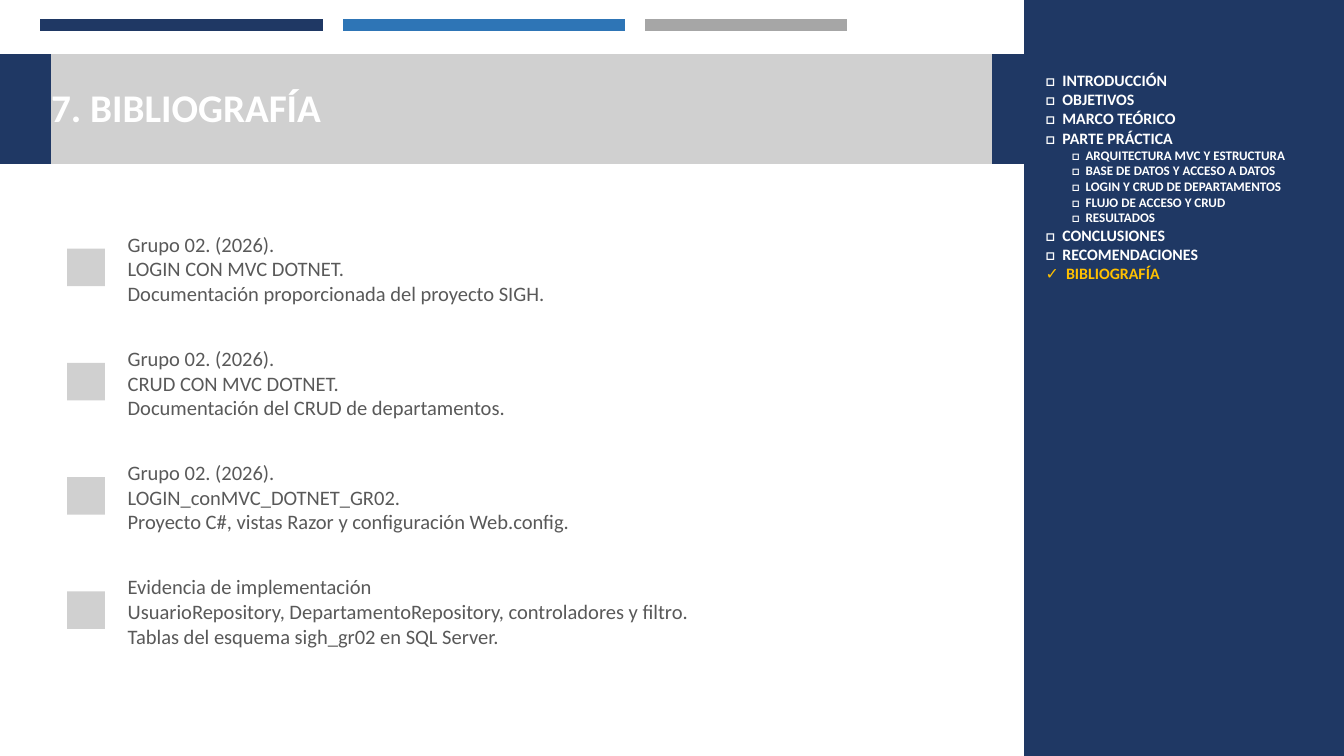
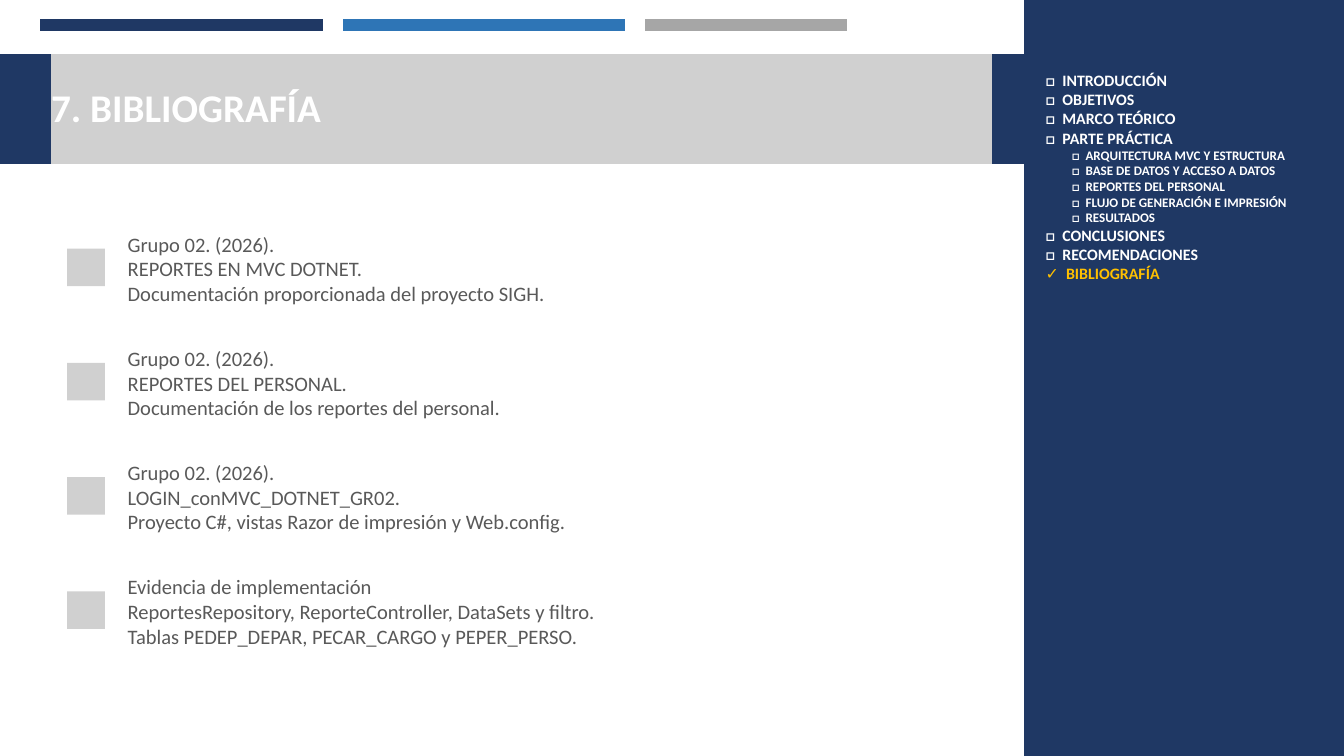
Before and after one commit to Josue-Chango/SIDH_GR02, a slide deck: slide 10 of DOTNET/REPORTES/02. DOCUMENTACION/REPORTES_DOTNET_SQL_GR02.pptx. Drawn at 1344x756 pixels with LibreOffice and Linux fonts; fonts in the diff are those of the drawing; grey boxes stand for pictures. Boxes give left, top, right and bottom in pixels: in the first picture for what was removed or moved away, otherwise in the second. Text is boxed around its words. In the diff, an @@ line names an element or a change of style, - is before the commit and + after.

Commit message:
presentacion reportes

```diff
--- a/DOTNET/REPORTES/02. DOCUMENTACION/REPORTES_DOTNET_SQL_GR02.pptx
+++ b/DOTNET/REPORTES/02. DOCUMENTACION/REPORTES_DOTNET_SQL_GR02.pptx
@@ text at (1086,182,1287,207): text changed @@
-□ LOGIN Y CRUD DE DEPARTAMENTOS
-□ FLUJO DE ACCESO Y CRUD
+□ REPORTES DEL PERSONAL
+□ FLUJO DE GENERACIÓN E IMPRESIÓN
@@ text at (128,262,362,276): text changed @@
-LOGIN CON MVC DOTNET.
+REPORTES EN MVC DOTNET.
@@ text at (128,377,500,419): text changed @@
-CRUD CON MVC DOTNET.
-Documentación del CRUD de departamentos.
+REPORTES DEL PERSONAL.
+Documentación de los reportes del personal.
@@ text at (128,514,565,533): text changed @@
-Proyecto C#, vistas Razor y configuración Web.config.
+Proyecto C#, vistas Razor de impresión y Web.config.
@@ text at (128,604,594,648): text changed @@
-UsuarioRepository, DepartamentoRepository, controladores y filtro.
-Tablas del esquema sigh_gr02 en SQL Server.
+ReportesRepository, ReporteController, DataSets y filtro.
+Tablas PEDEP_DEPAR, PECAR_CARGO y PEPER_PERSO.
```
Also in this commit, not shown: 9 other slides changed.
